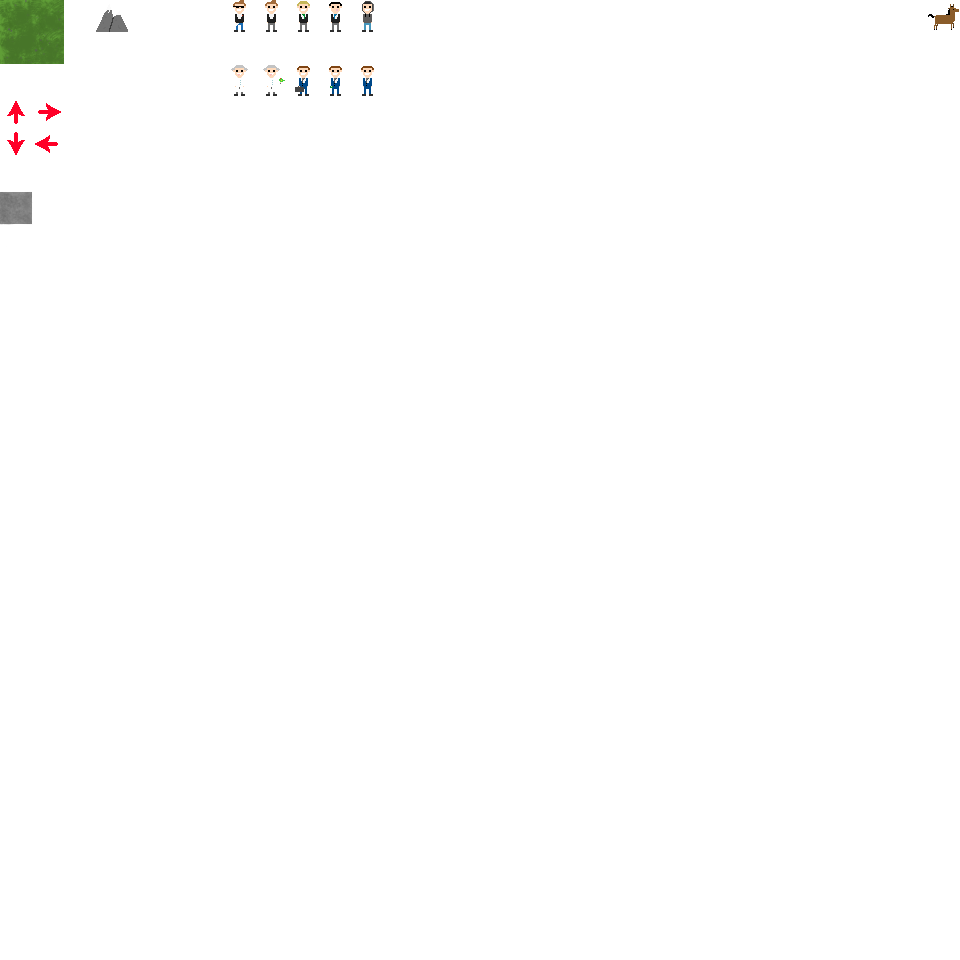
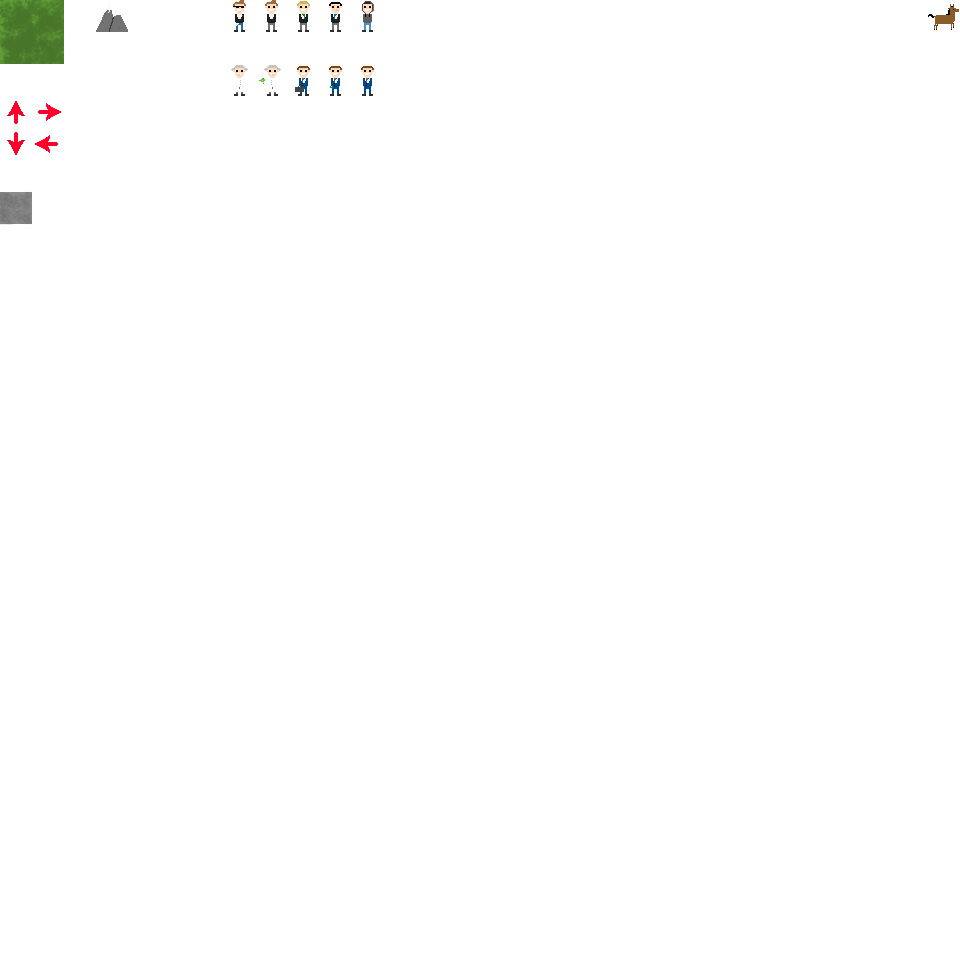
Layer changes from the first (960, 960) image to the second:
painted on "Physic" (1st of 2) over [259, 65, 285, 96]
